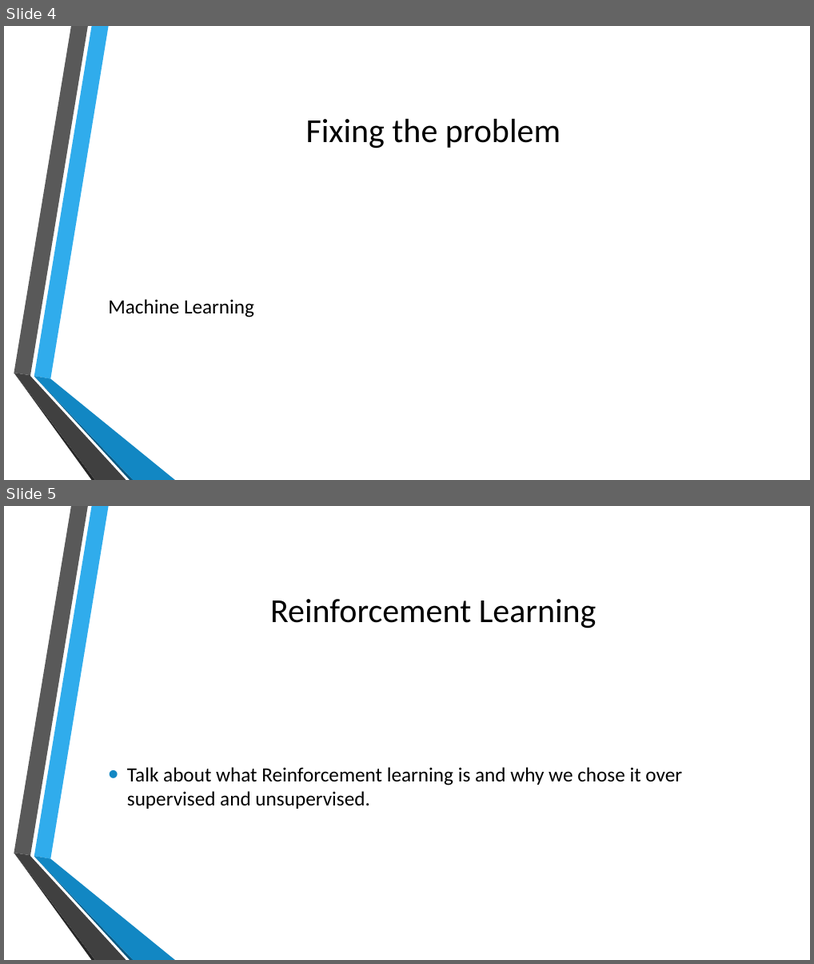
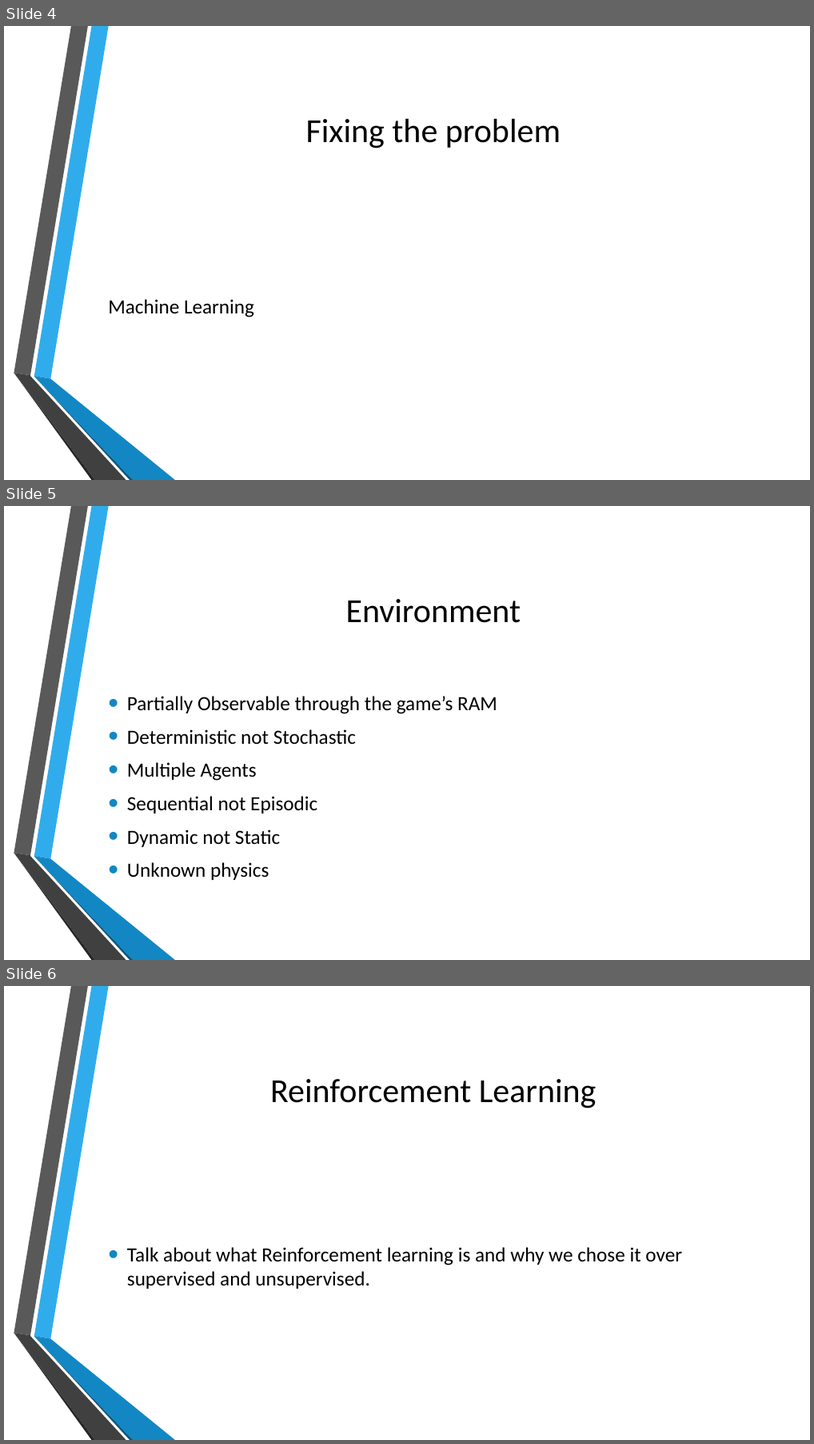
Before and after one commit to KeganMc/Super-Smash-Bros-Melee-AI, a slide deck: Documents/ProjectPresentation.pptx. Shown one above the other, each under a label of ours: slides 4 and 5 before the commit, slides 4, 5 and 6 after it. The pictures are 814x964 and 814x1444 pixels, drawn with LibreOffice and Linux fonts; fonts in the diff are those of the drawing; background and template pictures are left out. Boxes give left, top, right and bottom in pixels: in the first picture for what was removed or moved away, otherwise in the second. Text is boxed around its words. In the diff, an @@ line names an element or a change of style, - is before the commit and + after.

Commit message:
Presentation Updates
Added two more slides, Environment which will talk about the environment
our bot is in, and Training, where we will talk about how we trained our
bots.

```diff
--- a/Documents/ProjectPresentation.pptx
+++ b/Documents/ProjectPresentation.pptx
@@ slide 5 added at [4, 506, 810, 960], background picture (left out); not listed: 6 template elements that a slide beside it also shows @@
@@ title added at [346, 599, 522, 623], 40 pt, text #000000 @@
+Environment
@@ text added at [127, 696, 498, 880], 24 pt, text #000000 @@
+• Partially Observable through the game’s RAM
+• Deterministic not Stochastic
+• Multiple Agents
+• Sequential not Episodic
+• Dynamic not Static
+• Unknown physics
@@ what was slide 5 is now slide 6 @@
```
Also in this commit, not shown: 1 other slide added.
